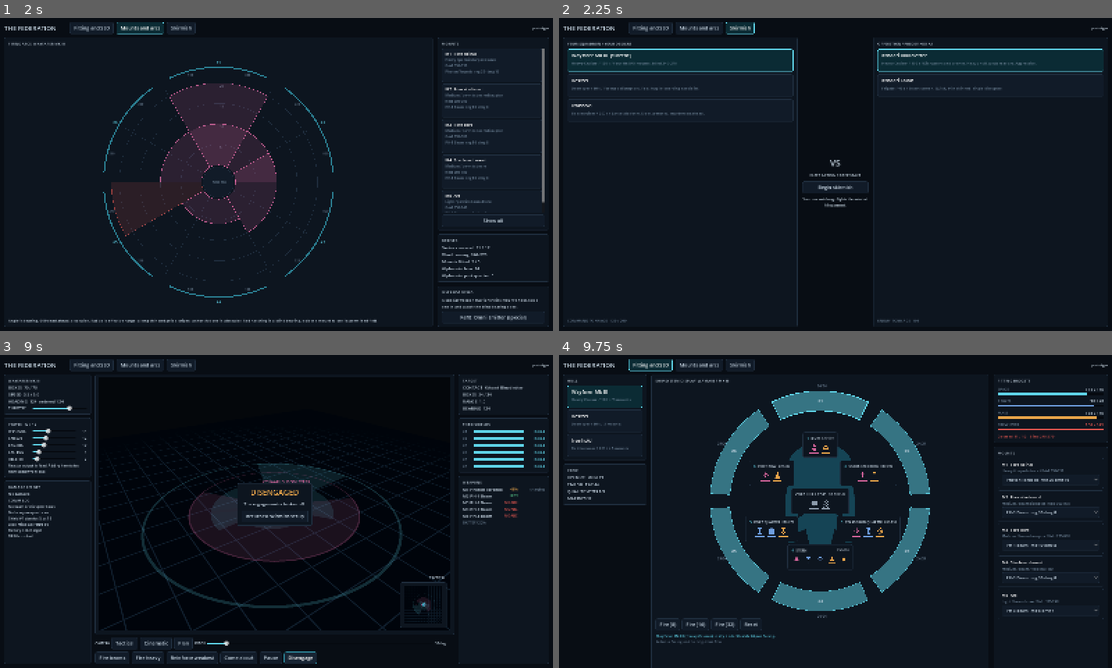
Above: before the commit, frames 1-4 (two rows, left to right).
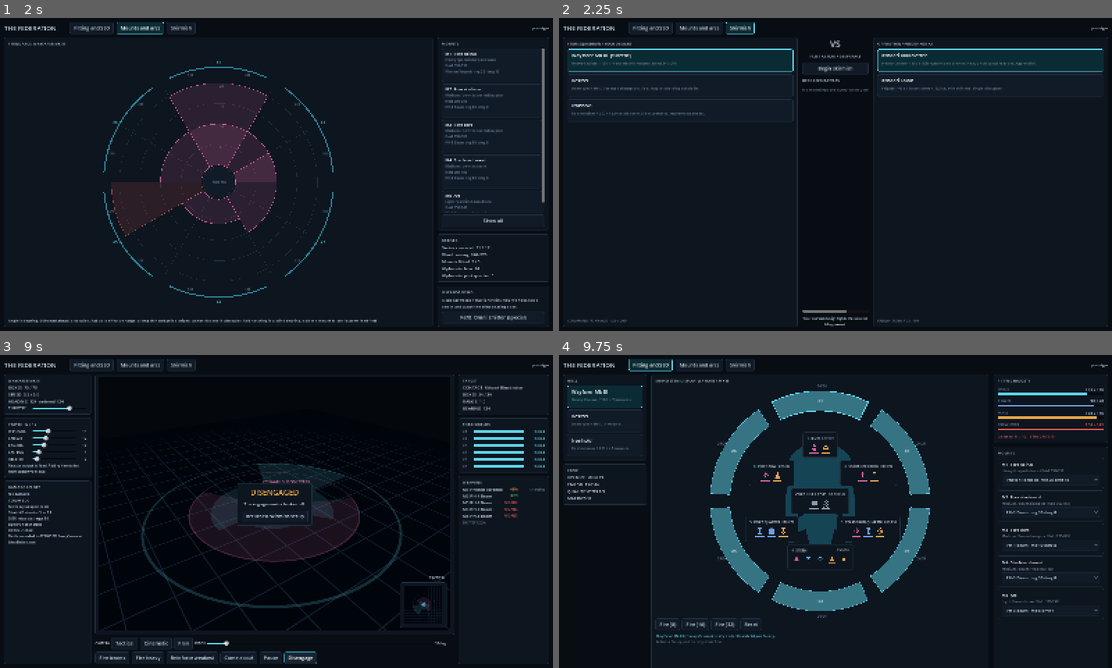
Above: after the commit, the same moments.

Repository: RubenTipparach/the-federation
Game: Godot game, scene res://scenes/main.tscn
Two runs of this game, one before a commit and one after it. Both use one fixed random seed, a clock stepped at 60 frames per second and the inputs below.
Inputs:
- Up to frame 1 (2 s): click "Fitting and SSD" at 0.5 s; click "Mounts and arcs" at 1.25 s
- Up to frame 2 (2.25 s): click "Skirmish" at 2 s
- Up to frame 3 (9 s): click "Begin skirmish" at 2.75 s; click "Pause" at 3.5 s; click "Resume" at 4.25 s; click "Tactical" at 5 s; click "Cinematic" at 5.75 s; click "Fire beams" at 6.5 s; click "Fire heavy" at 7.25 s; click "Reinforce weakest" at 8 s; click "Disengage" at 8.75 s
- Up to frame 4 (9.75 s): click "Fitting and SSD" at 9.5 s

Frame 1 is identical in both runs. In frame 2, 0.8% of the frame differs, in the area x 43-57%, y 7-99%; in frame 3, 0.3%; in frame 4, nothing differs.

Commit message:
Build the replay UI
Watching a recording is the combat screen in another mode, not a second
view: the same tactical camera, HUD, and comm log render it, and the battle
is driven by the log's commands instead of the player's. A transport bar
appears only in replay: pause, restart, 1x 2x 4x, a scrub, and a tick and
seconds readout. Player commands are refused while watching.

Scrubbing replays from the start to the target tick rather than restoring a
snapshot, because there are no snapshots by design. The simulation is cheap
enough that this is the honest way to land on exactly the state the
recording had.

Every battle that ends, including a disengagement, writes itself to
user://battles. The skirmish screen lists them newest first with the hulls,
the length, the number of orders, and the outcome, and clicking one watches
it. ReplayStore owns naming, listing, and describing so a headless tool can
use the same files.

BattleLog.replay_setup is shared by the headless replay and the screen, so a
watched replay and a tested replay begin from the same state.

Co-Authored-By: Claude Opus 5 <noreply@anthropic.com>
Claude-Session: https://claude.ai/code/session_01CvwCzyN7nJMTRzM6y36WyC

Diff:
--- a/scenes/combat.tscn
+++ b/scenes/combat.tscn
@@ -368,6 +368,52 @@
 theme_override_font_sizes/font_size = 10
 text = "PITCH FLOOR, LOOKING DOWN ONLY"
 
+[node name="ReplayBar" type="HBoxContainer" parent="Mid"]
+layout_mode = 2
+visible = false
+theme_override_constants/separation = 8
+
+[node name="Play" type="Button" parent="Mid/ReplayBar"]
+layout_mode = 2
+text = "Pause"
+
+[node name="Restart" type="Button" parent="Mid/ReplayBar"]
+layout_mode = 2
+text = "Restart"
+
+[node name="Speed1" type="Button" parent="Mid/ReplayBar"]
+layout_mode = 2
+toggle_mode = true
+button_pressed = true
+text = "1x"
+
+[node name="Speed2" type="Button" parent="Mid/ReplayBar"]
+layout_mode = 2
+toggle_mode = true
+text = "2x"
+
+[node name="Speed4" type="Button" parent="Mid/ReplayBar"]
+layout_mode = 2
+toggle_mode = true
+text = "4x"
+
+[node name="Scrub" type="HSlider" parent="Mid/ReplayBar"]
+layout_mode = 2
+size_flags_horizontal = 3
+size_flags_vertical = 4
+min_value = 0.0
+max_value = 100.0
+step = 1.0
+
+[node name="Where" type="Label" parent="Mid/ReplayBar"]
+layout_mode = 2
+theme_override_font_sizes/font_size = 11
+text = "TICK 0 / 0"
+
+[node name="Leave" type="Button" parent="Mid/ReplayBar"]
+layout_mode = 2
+text = "Close"
+
 [node name="Actions" type="HBoxContainer" parent="Mid"]
 layout_mode = 2
 theme_override_constants/separation = 6
--- a/scenes/skirmish.tscn
+++ b/scenes/skirmish.tscn
@@ -54,6 +54,21 @@
 layout_mode = 2
 text = "Begin skirmish"
 
+[node name="ReplayHead" type="Label" parent="Mid"]
+layout_mode = 2
+theme_override_font_sizes/font_size = 11
+text = "RECORDED BATTLES"
+
+[node name="ReplayScroll" type="ScrollContainer" parent="Mid"]
+layout_mode = 2
+size_flags_vertical = 3
+custom_minimum_size = Vector2(0, 190)
+
+[node name="ReplayList" type="VBoxContainer" parent="Mid/ReplayScroll"]
+layout_mode = 2
+size_flags_horizontal = 3
+theme_override_constants/separation = 4
+
 [node name="Hint" type="Label" parent="Mid"]
 layout_mode = 2
 theme_override_font_sizes/font_size = 10
--- a/src/sim/battle_log.gd
+++ b/src/sim/battle_log.gd
@@ -130,11 +130,18 @@
 ##
 ## It runs to the recorded end tick. extra_ticks only applies to a log that was
 ## never closed, which should not happen but is worth surviving.
-func replay(extra_ticks: int = 0) -> Battle:
+## The battle this log starts from, before any command is applied. Shared by
+## the headless replay and the screen that watches one, so a watched replay and
+## a tested replay begin from the same state.
+func replay_setup() -> Battle:
 	var fit: ShipFit = ShipFit.create_default(player_hull)
 	for mount_id in player_slots.keys():
 		fit.slots[String(mount_id)] = String(player_slots[mount_id])
-	var battle: Battle = Battle.create_duel(fit, enemy_hull, seed_value)
+	return Battle.create_duel(fit, enemy_hull, seed_value)
+
+
+func replay(extra_ticks: int = 0) -> Battle:
+	var battle: Battle = replay_setup()
 	var until: int = end_tick if end_tick >= 0 else last_tick() + extra_ticks
 	while battle.tick < until and not battle.over:
 		for c in commands_at(battle.tick):
--- /dev/null
+++ b/src/sim/replay_store.gd
@@ -0,0 +1,52 @@
+class_name ReplayStore
+extends RefCounted
+
+## Where recorded battles are kept, and how they are named. Small enough to be
+## obvious, separate from the UI so a headless tool can list and replay the same
+## files the game shows (CLAUDE.md 4.1, 5.2).
+
+const DIR: String = "user://battles"
+
+
+static func ensure_dir() -> void:
+	DirAccess.make_dir_recursive_absolute(DIR)
+
+
+## A name that sorts chronologically and says what the battle was.
+static func name_for(log: BattleLog, stamp: int) -> String:
+	return "%d-%s-vs-%s.json" % [stamp, log.player_hull, log.enemy_hull]
+
+
+static func save(log: BattleLog, stamp: int) -> String:
+	ensure_dir()
+	var path: String = DIR + "/" + name_for(log, stamp)
+	return path if log.save(path) else ""
+
+
+## Every recorded battle, newest first.
+static func list_paths() -> Array[String]:
+	var out: Array[String] = []
+	var dir: DirAccess = DirAccess.open(DIR)
+	if dir == null:
+		return out
+	for file in dir.get_files():
+		if file.ends_with(".json"):
+			out.append(DIR + "/" + file)
+	out.sort()
+	out.reverse()
+	return out
+
+
+## A one line description for a list row, without replaying anything.
+static func describe(log: BattleLog) -> String:
+	var player: String = String(Catalog.hull(log.player_hull)["name"])
+	var foe: String = String(Catalog.hull(log.enemy_hull)["name"])
+	var seconds: float = float(log.end_tick) * log.dt
+	var outcome: String = "unfinished"
+	if not log.result.is_empty():
+		if bool(log.result.get("over", false)):
+			outcome = "you won" if int(log.result.get("winner", -1)) == 0 else "you lost"
+		else:
+			outcome = "disengaged"
+	return "%s vs %s   %ds   %d orders   %s" % [
+		player, foe, int(seconds), log.commands.size(), outcome]
--- a/src/ui/combat_screen.gd
+++ b/src/ui/combat_screen.gd
@@ -16,6 +16,12 @@
 var _drag_moved: float = 0.0
 var _report_lines: Array[String] = []
 var _wired: bool = false
+
+## Set while watching a recording. The battle is driven by the log's commands
+## instead of the player's, and the same tactical view renders it: a replay is
+## the combat screen in another mode, never a second screen (CLAUDE.md 4.1).
+var replay_log: BattleLog = null
+var replay_speed: float = 1.0
 
 
 ## Called every time the player enters combat. The session is swapped each
@@ -80,13 +86,42 @@
 	touch.camera_moved.connect(_on_camera_stick)
 	touch.target_stepped.connect(_step_target)
 
+	var bar: Control = $Mid/ReplayBar
+	bar.get_node("Play").pressed.connect(_toggle_pause)
+	bar.get_node("Restart").pressed.connect(func() -> void: seek_replay(0))
+	bar.get_node("Leave").pressed.connect(func() -> void: battle_ended.emit())
+	for speed in [1, 2, 4]:
+		bar.get_node("Speed%d" % speed).pressed.connect(
+			_set_replay_speed.bind(float(speed)))
+	bar.get_node("Scrub").value_changed.connect(func(v: float) -> void:
+		if replay_log != null and absi(int(v) - battle.tick) > 1:
+			seek_replay(int(v)))
+
 
 
 func _world() -> Node3D:
 	return $Mid/ViewPanel/Stack/ViewContainer/View/World
 
 
+## Watch a recording. The view, the HUD, and the comm log are the live ones.
+func start_replay(log: BattleLog) -> void:
+	replay_log = log
+	battle = log.replay_setup()
+	_world().bind_battle(battle)
+	paused = false
+	replay_speed = 1.0
+	_report_lines = []
+	$Mid/Actions/Pause.text = "Pause"
+	$Mid/ViewPanel/Stack/EndOverlay.visible = false
+	_build_weapon_rows()
+	_sync_pitch_ui()
+	_refresh_hud()
+	_sync_replay_bar()
+
+
 func start_battle() -> void:
+	replay_log = null
+	$Mid/ReplayBar.visible = false
 	battle = Battle.create_duel(session.fit.duplicate_fit(), session.enemy_hull_id,
 		int(Time.get_ticks_usec()) % 1000000007)
 	# Every battle is recorded. A log is small, it is written from the one
@@ -122,7 +157,9 @@
 		return
 	_apply_sticks(delta)
 	var events: Array[Dictionary] = []
-	if not paused and not battle.over:
+	if replay_log != null:
+		events = _step_replay(delta)
+	elif not paused and not battle.over:
 		events = battle.step(delta)
 	_world().update_visuals(delta, events)
 	for e in events:
@@ -137,6 +174,61 @@
 	_refresh_target_label()
 	_position_ship_labels()
 
+
+
+# ---- replay ------------------------------------------------------------------
+
+## Drive the battle from the log rather than from the player. Steps are the
+## log's fixed dt, so what is watched is exactly what was recorded; speed just
+## runs more of them per frame.
+func _step_replay(delta: float) -> Array[Dictionary]:
+	var events: Array[Dictionary] = []
+	if paused or battle.over or battle.tick >= replay_log.end_tick:
+		_sync_replay_bar()
+		return events
+	var budget: float = delta * replay_speed
+	var steps: int = maxi(1, int(budget / replay_log.dt))
+	for i in range(steps):
+		if battle.over or battle.tick >= replay_log.end_tick:
+			break
+		for c in replay_log.commands_at(battle.tick):
+			battle.apply_command(int(c[1]), String(c[2]), c[3], false)
+		events.append_array(battle.step(replay_log.dt))
+	_sync_replay_bar()
+	return events
+
+
+## Jump to a tick by replaying to it from the start. The simulation is cheap
+## and this is the only way a scrub can land on the same state the recording
+## had: there is no snapshot to restore, by design (docs/11).
+func seek_replay(tick: int) -> void:
+	if replay_log == null:
+		return
+	battle = replay_log.replay_setup()
+	var target: int = clampi(tick, 0, replay_log.end_tick)
+	while battle.tick < target and not battle.over:
+		for c in replay_log.commands_at(battle.tick):
+			battle.apply_command(int(c[1]), String(c[2]), c[3], false)
+		battle.step(replay_log.dt)
+	_world().bind_battle(battle)
+	_build_weapon_rows()
+	_refresh_hud()
+	_sync_replay_bar()
+
+
+func _sync_replay_bar() -> void:
+	var bar: Control = $Mid/ReplayBar
+	bar.visible = replay_log != null
+	if replay_log == null:
+		return
+	var seconds: float = float(battle.tick) * replay_log.dt
+	var total: float = float(replay_log.end_tick) * replay_log.dt
+	bar.get_node("Where").text = "TICK %d / %d   %0.1fs / %0.1fs" % [
+		battle.tick, replay_log.end_tick, seconds, total]
+	var scrub: HSlider = bar.get_node("Scrub")
+	scrub.max_value = maxf(1.0, float(replay_log.end_tick))
+	if not scrub.has_focus():
+		scrub.set_value_no_signal(float(battle.tick))
 
 
 # ---- touch ------------------------------------------------------------------
@@ -244,7 +336,7 @@
 ## step gate: firing into a frozen battle applied damage while time stood
 ## still, which the review caught.
 func _can_command() -> bool:
-	return battle != null and not paused and not battle.over
+	return battle != null and not paused and not battle.over and replay_log == null
 
 
 func _fire_beams() -> void:
@@ -285,16 +377,38 @@
 	_note("Helm: coming about")
 
 
+func _set_replay_speed(speed: float) -> void:
+	replay_speed = speed
+	for option in [1, 2, 4]:
+		$Mid/ReplayBar.get_node("Speed%d" % option).button_pressed = \
+			is_equal_approx(float(option), speed)
+
+
 func _toggle_pause() -> void:
 	paused = not paused
 	$Mid/Actions/Pause.text = "Resume" if paused else "Pause"
+	$Mid/ReplayBar/Play.text = "Play" if paused else "Pause"
 
 
 func _end_battle(reason: String) -> void:
 	_show_end(-1, reason)
 
 
+## A finished battle is written to disk, so anything odd can be watched again
+## or attached to a report (docs/11). Every ending saves: a victory, a defeat,
+## and a disengagement are all worth being able to replay.
+func _save_recording() -> void:
+	if replay_log != null or battle == null or battle.log == null:
+		return
+	if battle.log.end_tick < 0:
+		battle.log.close(battle)
+	var path: String = ReplayStore.save(battle.log, int(Time.get_unix_time_from_system()))
+	if not path.is_empty():
+		_note("Battle recorded to %s" % [path.get_file()])
+
+
 func _show_end(winner: int, reason: String = "") -> void:
+	_save_recording()
 	var overlay: CenterContainer = $Mid/ViewPanel/Stack/EndOverlay
 	overlay.visible = true
 	var result: Label = overlay.get_node("P/V/Result")
--- a/src/ui/main.gd
+++ b/src/ui/main.gd
@@ -17,6 +17,7 @@
 	$Root/Content/Fitting.bind_session(session)
 	$Root/Content/Arcs.bind_session(session)
 	$Root/Content/Skirmish.bind_session(session)
+	$Root/Content/Skirmish.replay_chosen.connect(_on_replay_chosen)
 	$Root/Content/Combat.bind_session(session)
 
 	$Root/TopBar/TabFitting.pressed.connect(show_tab.bind("Fitting"))
@@ -65,6 +66,11 @@
 	$Root/Content/Combat.start_battle()
 
 
+func _on_replay_chosen(log: BattleLog) -> void:
+	show_tab("Combat")
+	$Root/Content/Combat.start_replay(log)
+
+
 func _on_battle_ended() -> void:
 	show_tab("Skirmish")
 
--- a/src/ui/skirmish_screen.gd
+++ b/src/ui/skirmish_screen.gd
@@ -6,6 +6,7 @@
 
 signal begin_battle
 signal design_selected(hull_id: String)
+signal replay_chosen(log: BattleLog)
 
 const SELECT_CARD := preload("res://scenes/ui/select_card.tscn")
 
@@ -23,6 +24,32 @@
 		return
 	_fill_yours()
 	_fill_foes()
+	_fill_replays()
+
+
+## Every battle this machine has recorded, newest first. Watching one is the
+## combat screen in replay mode, not a second view (docs/11).
+func _fill_replays() -> void:
+	var list: VBoxContainer = $Mid/ReplayScroll/ReplayList
+	for child in list.get_children():
+		child.queue_free()
+	var paths: Array[String] = ReplayStore.list_paths()
+	if paths.is_empty():
+		var empty: Label = Label.new()
+		empty.text = "No recordings yet. Every battle you fight is saved here."
+		empty.add_theme_font_size_override("font_size", 11)
+		empty.add_theme_color_override("font_color", Palette.DIM)
+		list.add_child(empty)
+		return
+	for path in paths:
+		var log: BattleLog = BattleLog.load_from(path)
+		if log == null:
+			continue
+		var card: Button = SELECT_CARD.instantiate()
+		list.add_child(card)
+		card.setup(path, path.get_file().get_basename(), ReplayStore.describe(log),
+			Palette.AMBER)
+		card.chosen.connect(func(_id: String) -> void: replay_chosen.emit(log))
 
 
 func _fill_yours() -> void:
Not shown, added: src/sim/replay_store.gd.uid
